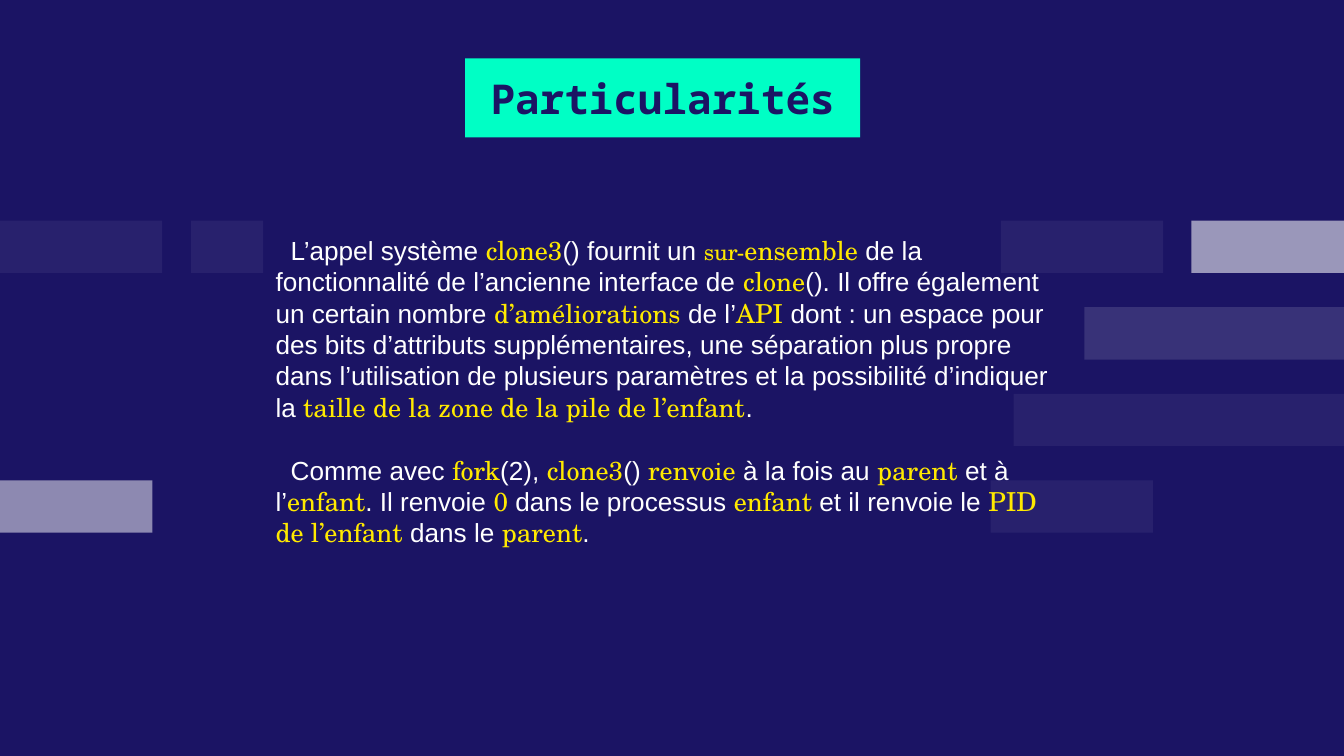
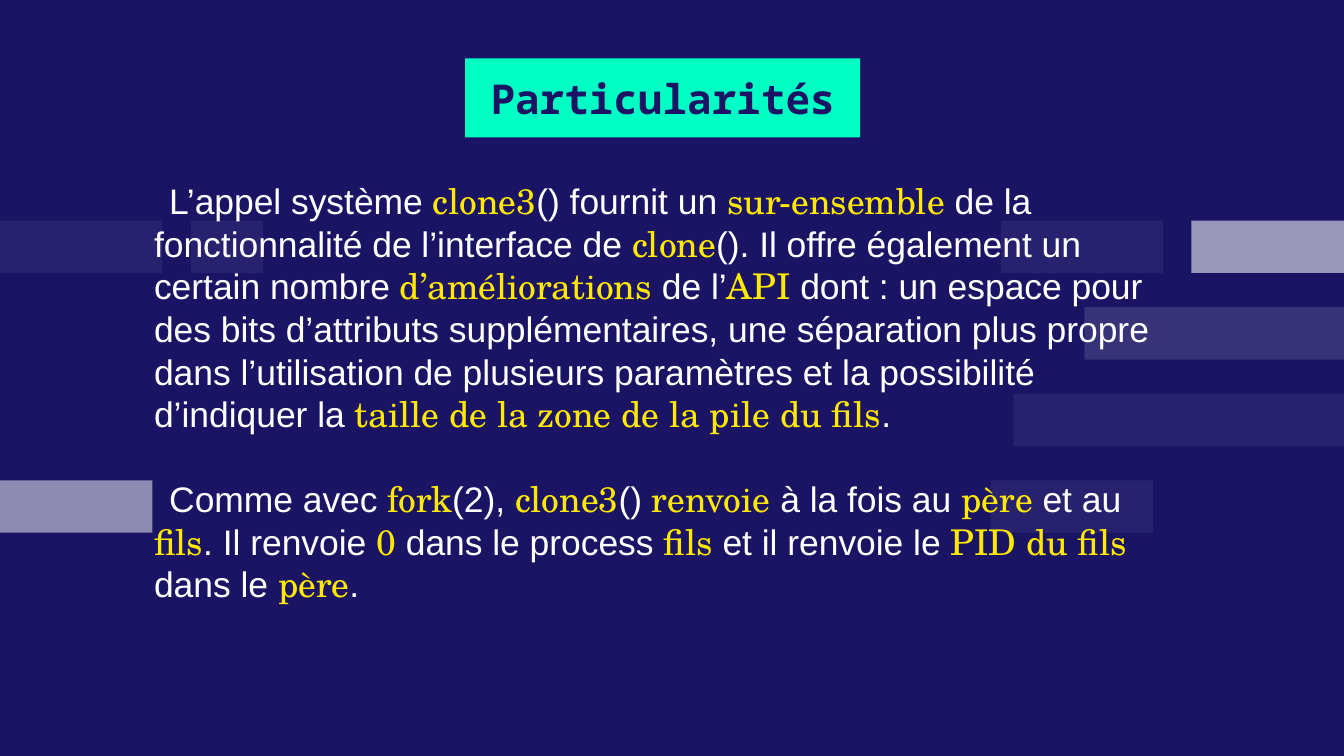
Before and after one commit to leomols97/sysg6_2022, a slide deck: slide 22 of Août/MOLS_FORK_VFORK_CLONE/Documents/MOLS_FORK_VFORK_CLONE.pptx (slide 21 before the commit). Drawn at 1344x756 pixels with LibreOffice and Linux fonts; fonts in the diff are those of the drawing. Boxes give left, top, right and bottom in pixels: in the first picture for what was removed or moved away, otherwise in the second. Text is boxed around its words. In the diff, an @@ line names an element or a change of style, - is before the commit and + after.

```diff
--- a/Août/MOLS_FORK_VFORK_CLONE/Documents/MOLS_FORK_VFORK_CLONE.pptx
+++ b/Août/MOLS_FORK_VFORK_CLONE/Documents/MOLS_FORK_VFORK_CLONE.pptx
@@ text at <box>154,188,1149,604</box>: text changed; size 14 to 19 pt @@
-L’appel système clone3() fournit un sur-ensemble de la fonctionnalité de l’ancienne interface de clone(). Il offre également un certain nombre d’améliorations de l’API dont : un espace pour des bits d’attributs supplémentaires, une séparation plus propre dans l’utilisation de plusieurs paramètres et la possibilité d’indiquer la taille de la zone de la pile de l’enfant.
-Comme avec fork(2), clone3() renvoie à la fois au parent et à l’enfant. Il renvoie 0 dans le processus enfant et il renvoie le PID de l’enfant dans le parent.
+L’appel système clone3() fournit un sur-ensemble de la fonctionnalité de l’interface de clone(). Il offre également un certain nombre d’améliorations de l’API dont : un espace pour des bits d’attributs supplémentaires, une séparation plus propre dans l’utilisation de plusieurs paramètres et la possibilité d’indiquer la taille de la zone de la pile du fils.
+Comme avec fork(2), clone3() renvoie à la fois au père et au fils. Il renvoie 0 dans le process fils et il renvoie le PID du fils dans le père.
```
Also in this commit, not shown: 19 other slides changed, 1 slide removed, 7 other files.
